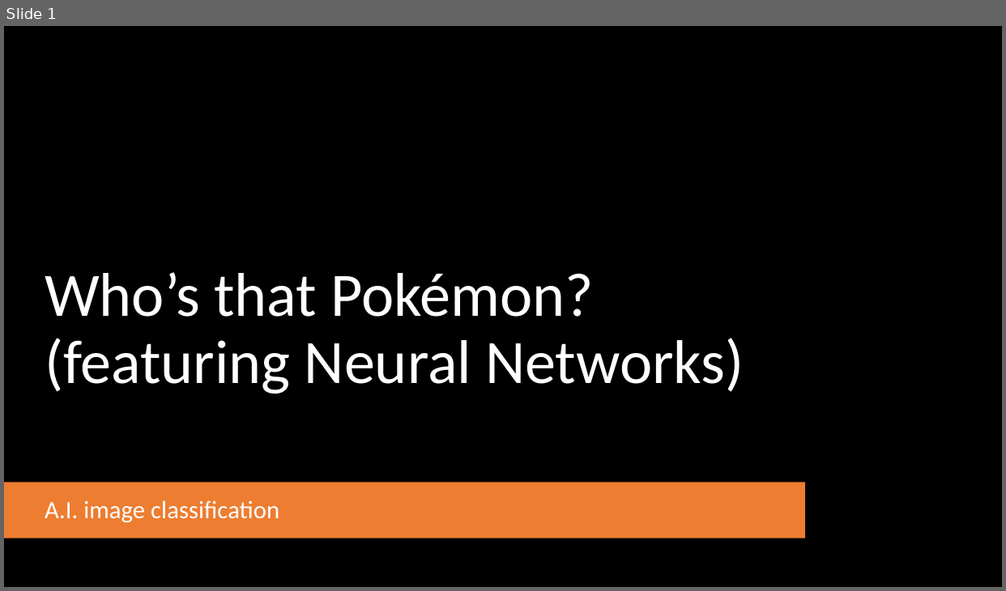
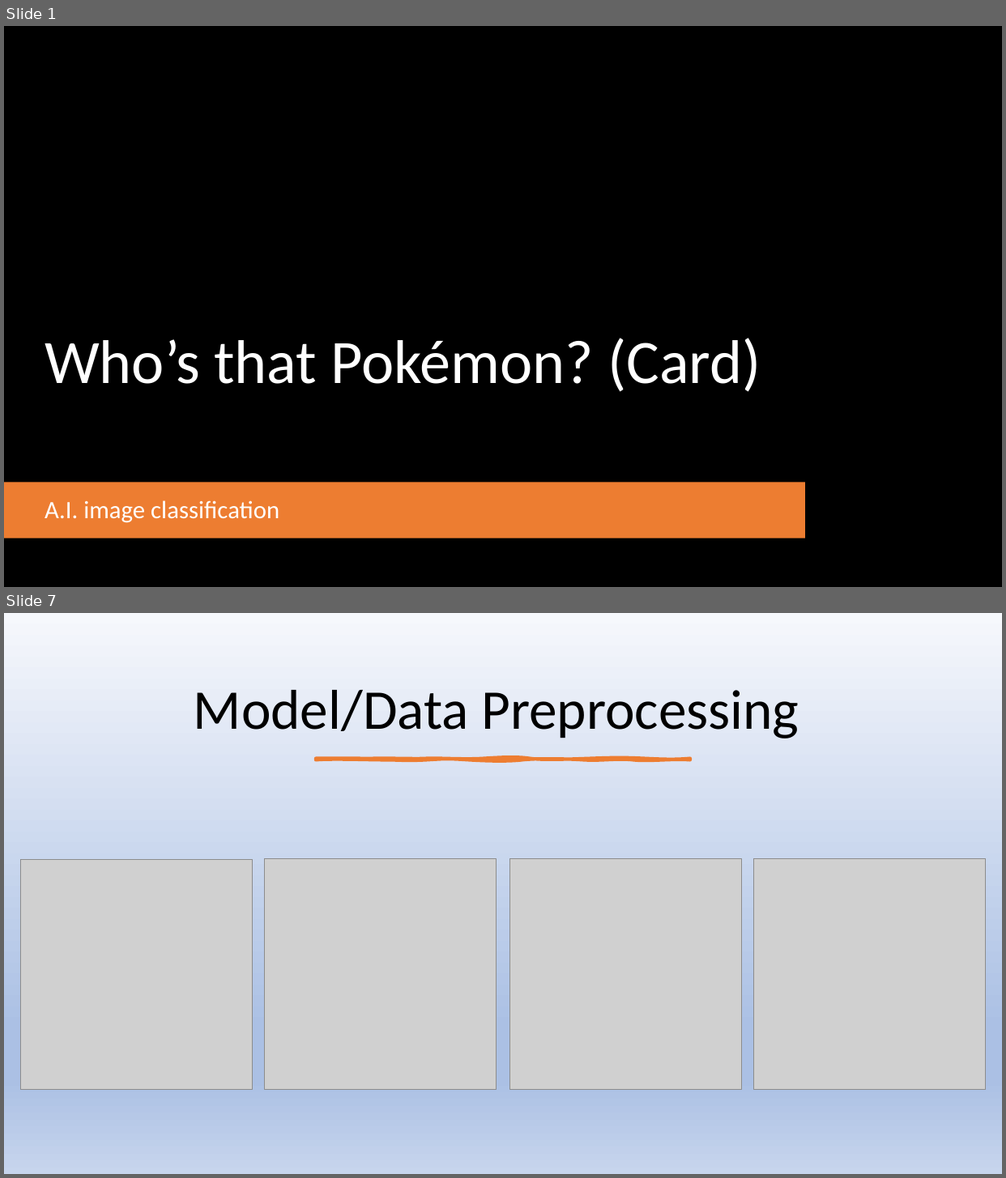
Before and after one commit to marcjreid/dsir-capstone-project, a slide deck: Capstone Presentation.pptx. Shown one above the other, each under a label of ours: slide 1 before the commit, slides 1 and 7 after it; the slides between them are not shown. The pictures are 1006x591 and 1006x1178 pixels, drawn with LibreOffice and Linux fonts; fonts in the diff are those of the drawing; grey boxes stand for pictures; background and template pictures are left out. Boxes give left, top, right and bottom in pixels: in the first picture for what was removed or moved away, otherwise in the second. Text is boxed around its words. In the diff, an @@ line names an element or a change of style, - is before the commit and + after.

```diff
--- a/Capstone Presentation.pptx
+++ b/Capstone Presentation.pptx
@@ slide 7 added at (x1=4, y1=613, x2=1002, y2=1174), background gradient #F6F8FC to #ABC0E4 to #C7D5ED @@
@@ title added at (x1=194, y1=690, x2=799, y2=739), 54 pt, text #000000 @@
+Model/Data Preprocessing
@@ freeform shape added at (x1=316, y1=758, x2=691, y2=760), fill #ED7D31, outline #ED7D31 3.25 pt @@
@@ picture added at (x1=20, y1=859, x2=253, y2=1089) @@
@@ picture added at (x1=265, y1=859, x2=496, y2=1090) @@
@@ picture added at (x1=510, y1=858, x2=742, y2=1090) @@
@@ picture added at (x1=754, y1=859, x2=987, y2=1090) @@
@@ slide 1 changed as well @@
@@ title at (x1=44, y1=338, x2=761, y2=392): text changed @@
-Who’s that Pokémon? (featuring Neural Networks)
+Who’s that Pokémon? (Card)
```
Also in this commit, not shown: 1 other slide changed, 7 other slides added, 3 slides removed, 3 other files.
